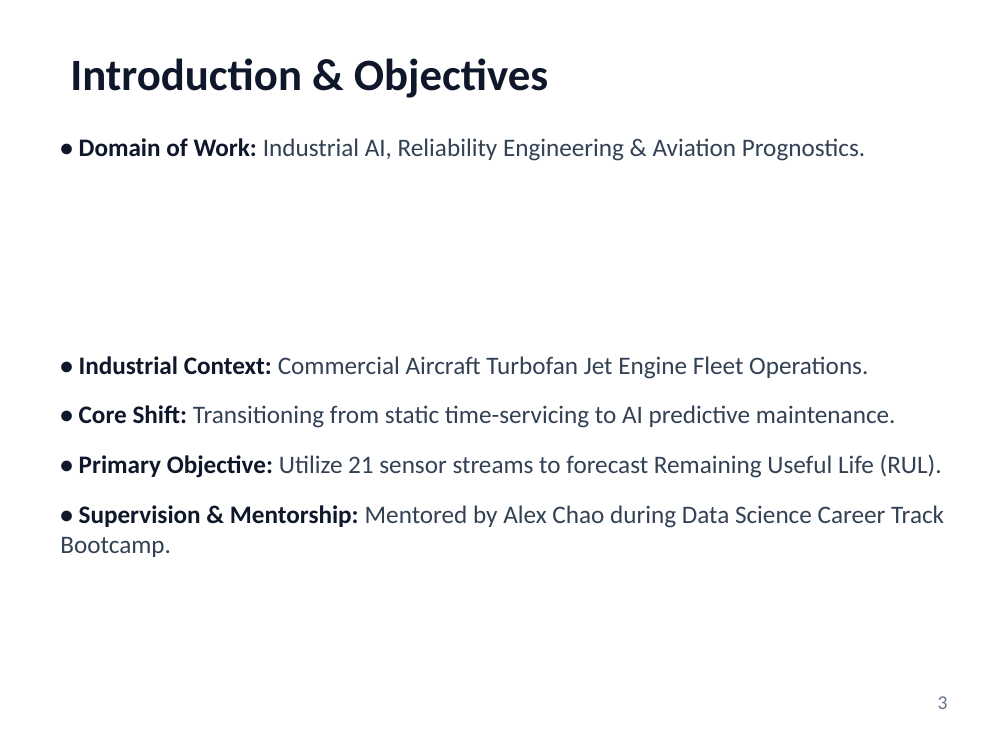
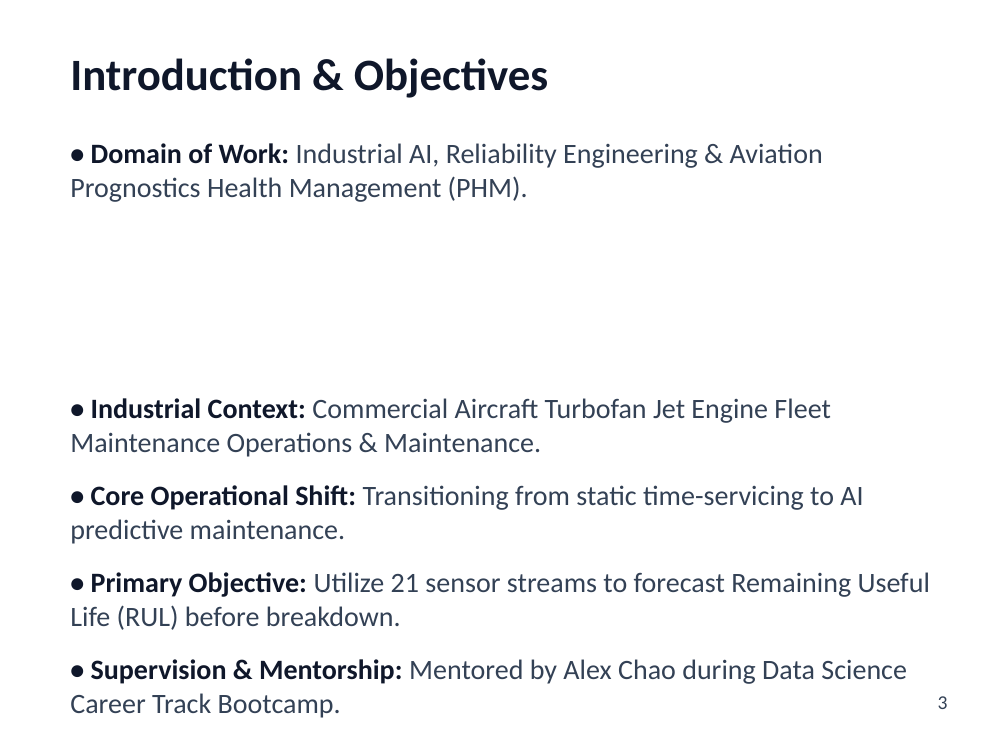
Before and after one commit to PiyushTiwari2051/Predictive-Master, a slide deck: slide 3 of Internship Presentation PPTs Template Final.pptx. Drawn at 1008x756 pixels with LibreOffice and Linux fonts; fonts in the diff are those of the drawing. Boxes give left, top, right and bottom in pixels: in the first picture for what was removed or moved away, otherwise in the second. Text is boxed around its words. In the diff, an @@ line names an element or a change of style, - is before the commit and + after.

Commit message:
Update 18-slide presentation with exact bullet line-wrapping, stage text cards, and slide alignments

```diff
--- a/Internship Presentation PPTs Template Final.pptx
+++ b/Internship Presentation PPTs Template Final.pptx
@@ text at (x1=70, y1=143, x2=930, y2=630): text changed; size 18 to 20 pt @@
-• Domain of Work: Industrial AI, Reliability Engineering & Aviation Prognostics.
-• Industrial Context: Commercial Aircraft Turbofan Jet Engine Fleet Operations.
-• Core Shift: Transitioning from static time-servicing to AI predictive maintenance.
-• Primary Objective: Utilize 21 sensor streams to forecast Remaining Useful Life (RUL).
+• Domain of Work: Industrial AI, Reliability Engineering & Aviation Prognostics Health Management (PHM).
+• Industrial Context: Commercial Aircraft Turbofan Jet Engine Fleet Maintenance Operations & Maintenance.
+• Core Operational Shift: Transitioning from static time-servicing to AI predictive maintenance.
+• Primary Objective: Utilize 21 sensor streams to forecast Remaining Useful Life (RUL) before breakdown.
@@ text at (x1=70, y1=659, x2=907, y2=718): size 18 to 20 pt in "• Supervision & Mentorship: Mentored by Alex ..." @@
@@ text "3" at (x1=938, y1=696, x2=948, y2=709): text colour #64748B to #334155 @@
```
Also in this commit, not shown: 16 other slides changed, 1 other file.
